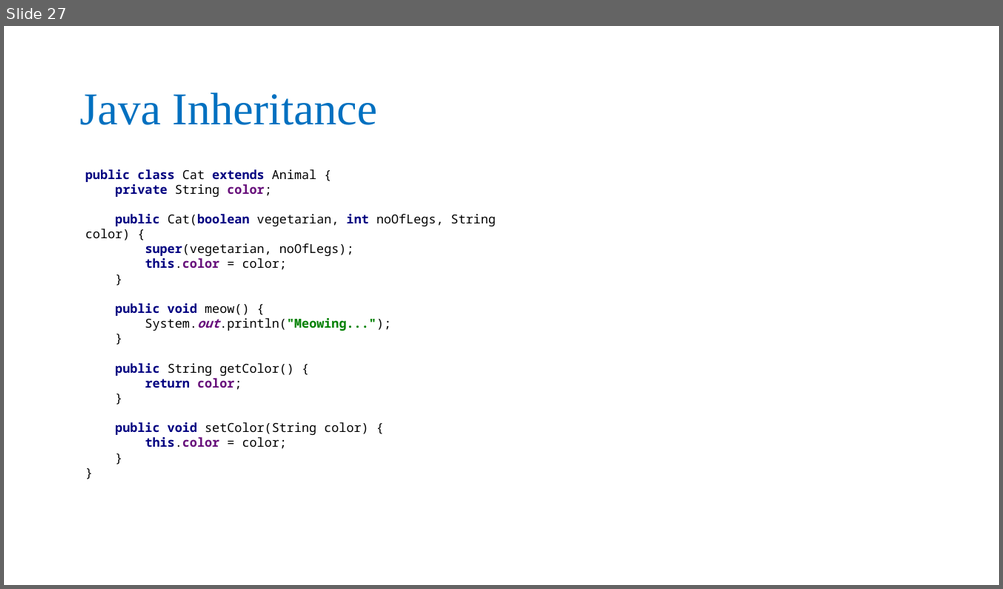
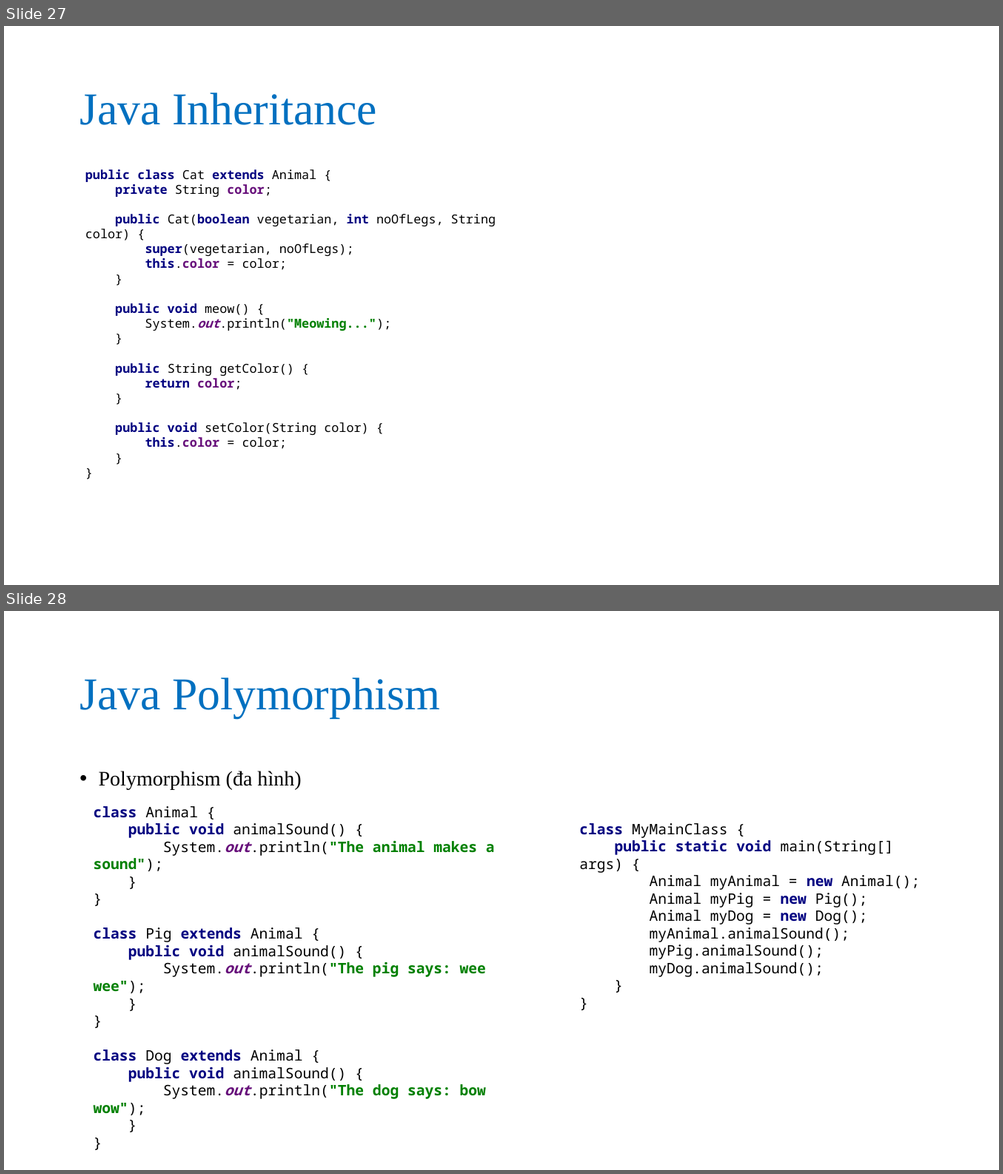
Before and after one commit to nguyenvanson332000/19jsp06, a slide deck: slides/java_core/java_oop.pptx. Shown one above the other, each under a label of ours: slide 27 before the commit, slides 27 and 28 after it. The pictures are 1003x589 and 1003x1174 pixels, drawn with LibreOffice and Linux fonts; fonts in the diff are those of the drawing. Boxes give left, top, right and bottom in pixels: in the first picture for what was removed or moved away, otherwise in the second. Text is boxed around its words. In the diff, an @@ line names an element or a change of style, - is before the commit and + after.

Commit message:
Java oop 2

```diff
--- a/slides/java_core/java_oop.pptx
+++ b/slides/java_core/java_oop.pptx
@@ slide 28 added at (4,611,999,1170), background #FFFFFF @@
@@ title added at (79,678,441,718), 44 pt, text #0070C0 @@
+Java Polymorphism
@@ text added at (99,771,301,790), 20 pt, text #000000 @@
+• Polymorphism (đa hình)
@@ text added at (94,823,495,1116), 14 pt, text #000000 @@
+class Animal {
+public void animalSound() {
+System.out.println("The animal makes a sound");
+}
+}
+class Pig extends Animal {
+public void animalSound() {
+System.out.println("The pig says: wee wee");
+}
+}
+class Dog extends Animal {
+public void animalSound() {
+System.out.println("The dog says: bow wow");
+}
+}
@@ text added at (579,823,919,977), 14 pt, text #000000 @@
+class MyMainClass {
+public static void main(String[] args) {
+Animal myAnimal = new Animal();
+Animal myPig = new Pig();
+Animal myDog = new Dog();
+myAnimal.animalSound();
+myPig.animalSound();
+myDog.animalSound();
+}
+}
```
Also in this commit, not shown: 4 other slides added.
